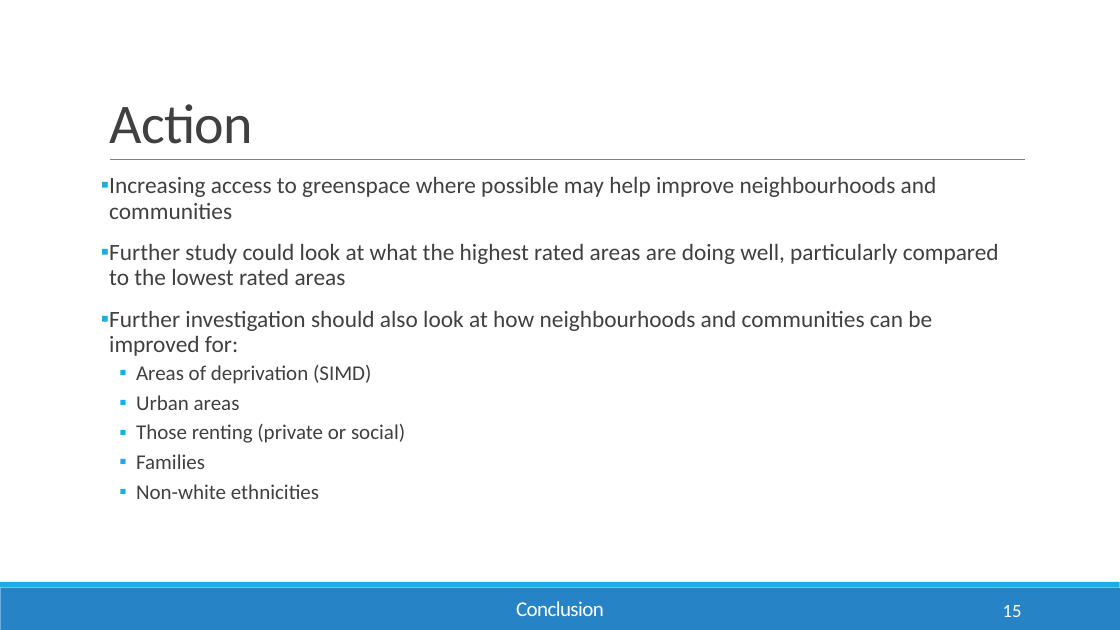
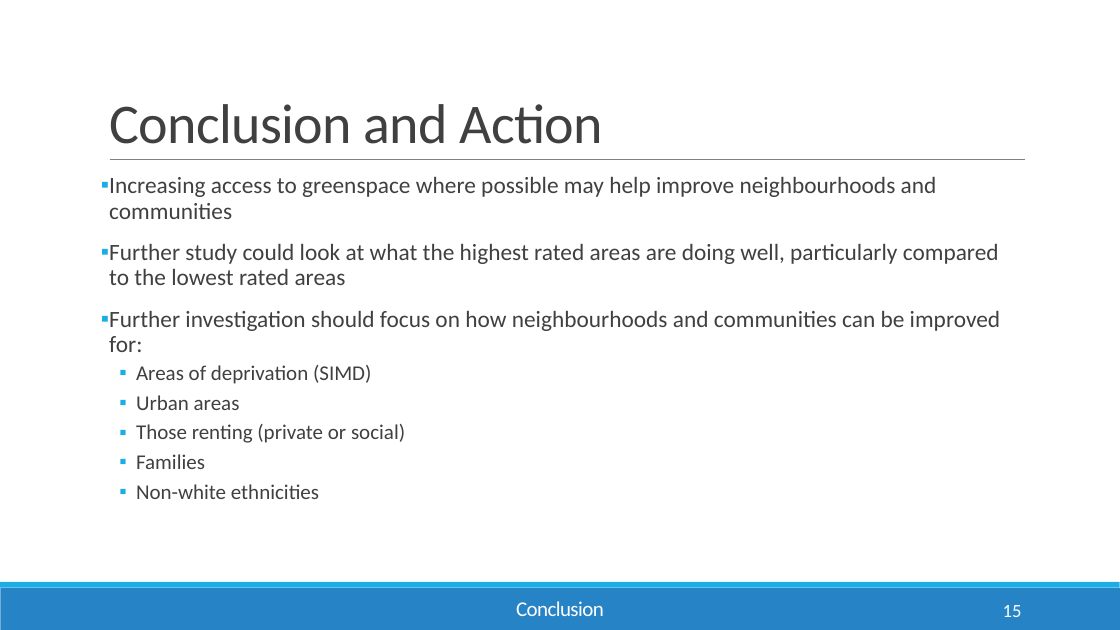
Before and after one commit to Emmz900/scottish_housing_project, a slide deck: slide 15 of presentation/Scottish Household Survey Analysis.pptx. Drawn at 1120x630 pixels with LibreOffice and Linux fonts; fonts in the diff are those of the drawing. Boxes give left, top, right and bottom in pixels: in the first picture for what was removed or moved away, otherwise in the second. Text is boxed around its words. In the diff, an @@ line names an element or a change of style, - is before the commit and + after.

```diff
--- a/presentation/Scottish Household Survey Analysis.pptx
+++ b/presentation/Scottish Household Survey Analysis.pptx
@@ title at [109,104,604,144]: text changed @@
-Action
+Conclusion and Action
@@ text at [109,311,1001,352]: text changed @@
-▪ Further investigation should also look at how neighbourhoods and communities can be improved for:
+▪ Further investigation should focus on how neighbourhoods and communities can be improved for:
```
Also in this commit, not shown: 4 other slides changed, 1 other file.
